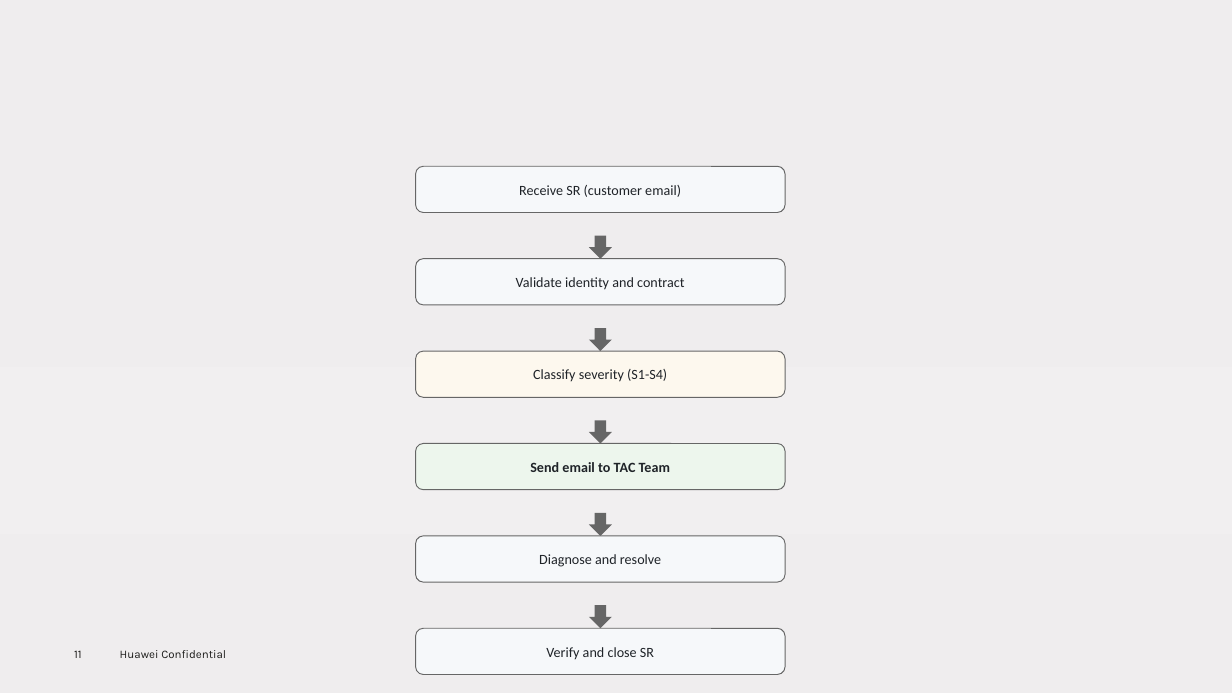
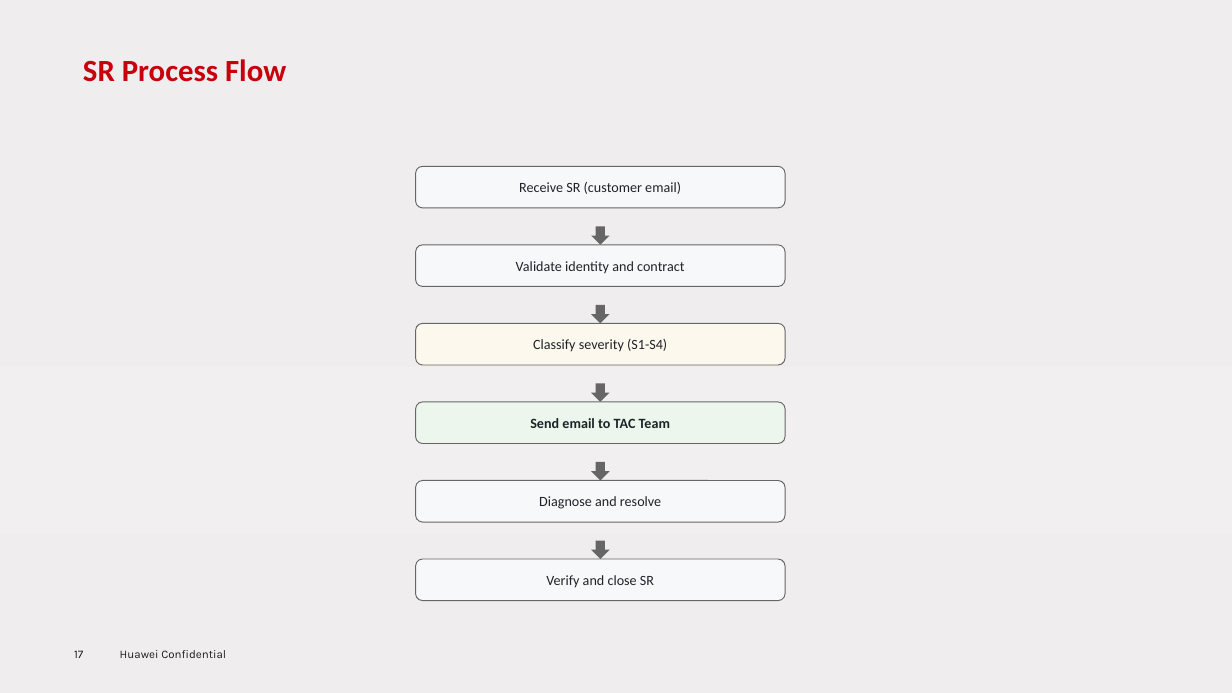
Before and after one commit to RaulMyron/Huawei-doc-templates, a slide deck: slide 17 of examples/ppt/en/sample-en.pptx (slide 11 before the commit). Drawn at 1232x693 pixels with LibreOffice and Linux fonts; fonts in the diff are those of the drawing; background and template pictures are left out. Boxes give left, top, right and bottom in pixels: in the first picture for what was removed or moved away, otherwise in the second. Text is boxed around its words. In the diff, an @@ line names an element or a change of style, - is before the commit and + after.

```diff
--- a/examples/ppt/en/sample-en.pptx
+++ b/examples/ppt/en/sample-en.pptx
@@ title added at (83, 59, 286, 82), 24 pt, text #C7000B, bold @@
+SR Process Flow
@@ rounded rectangle "Receive SR (customer email)": place and size @@
-rounded rectangle "Receive SR (customer email)" at (416, 166, 785, 212)
+rounded rectangle "Receive SR (customer email)" at (416, 166, 785, 208)
@@ down arrow: place and size @@
-down arrow at (589, 236, 612, 259)
+down arrow at (591, 226, 610, 245)
@@ rounded rectangle "Validate identity and contract": place and size @@
-rounded rectangle "Validate identity and contract" at (416, 259, 785, 305)
+rounded rectangle "Validate identity and contract" at (416, 245, 785, 286)
@@ rounded rectangle "Classify severity (S1-S4)": place and size @@
-rounded rectangle "Classify severity (S1-S4)" at (416, 351, 785, 397)
+rounded rectangle "Classify severity (S1-S4)" at (416, 323, 785, 365)
@@ down arrow: place and size @@
-down arrow at (589, 328, 612, 351)
+down arrow at (591, 305, 610, 323)
@@ down arrow: place and size @@
-down arrow at (589, 420, 612, 443)
+down arrow at (591, 383, 610, 402)
@@ rounded rectangle "Send email to TAC Team": place and size @@
-rounded rectangle "Send email to TAC Team" at (416, 443, 785, 489)
+rounded rectangle "Send email to TAC Team" at (416, 402, 785, 443)
@@ down arrow: place and size @@
-down arrow at (589, 605, 612, 628)
+down arrow at (591, 462, 610, 480)
@@ rounded rectangle "Diagnose and resolve": place and size @@
-rounded rectangle "Diagnose and resolve" at (416, 536, 785, 582)
+rounded rectangle "Diagnose and resolve" at (416, 480, 785, 522)
@@ rounded rectangle "Verify and close SR": place and size @@
-rounded rectangle "Verify and close SR" at (416, 628, 785, 674)
+rounded rectangle "Verify and close SR" at (416, 559, 785, 600)
@@ down arrow: place and size @@
-down arrow at (589, 513, 612, 536)
+down arrow at (591, 540, 610, 559)
@@ page number at (74, 650, 83, 658): text changed @@
-11
+17
```
Also in this commit, not shown: 17 other slides changed, 7 slides added, 1 slide removed, 5 other files.
